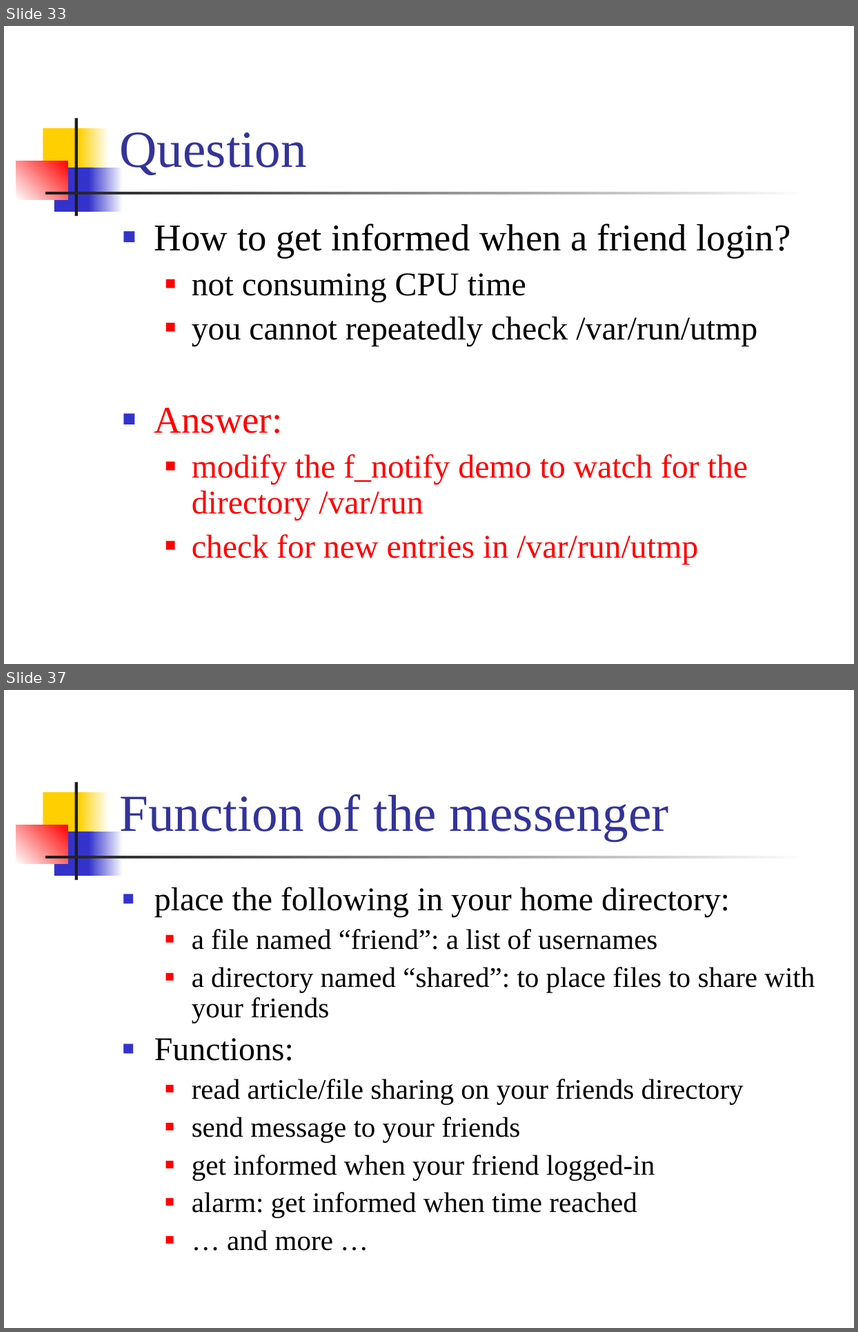
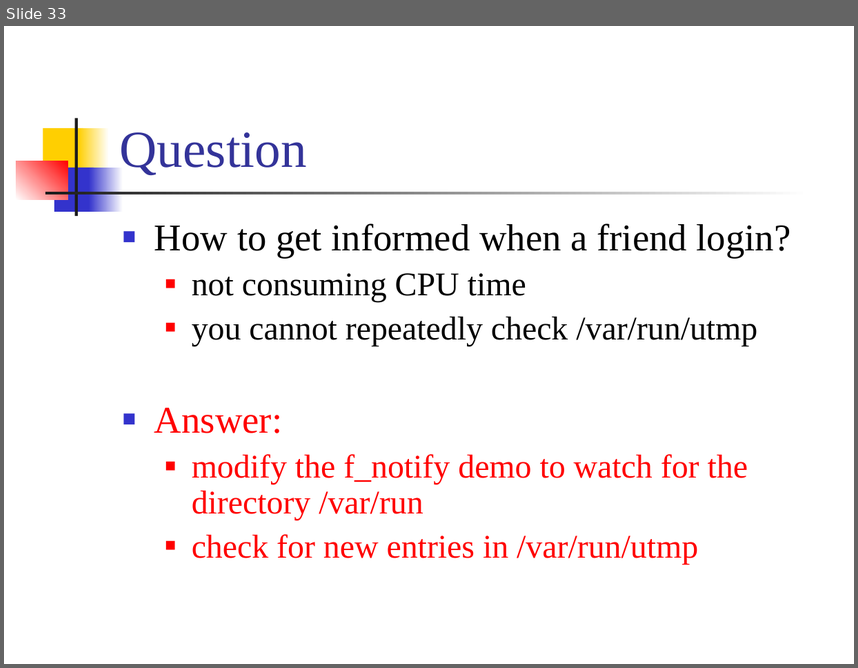
Before and after one commit to CGUSystemCourses/Unix-2015, a slide deck: Lectures/lec07-sig_timer/lec07-sig_timer.ppt. Shown one above the other, each under a label of ours: slides 33 and 37 before the commit, slide 33 after it; the slides between them are not shown. The pictures are 858x1332 and 858x668 pixels, drawn with LibreOffice and Linux fonts; fonts in the diff are those of the drawing. Boxes give left, top, right and bottom in pixels: in the first picture for what was removed or moved away, otherwise in the second. Text is boxed around its words. In the diff, an @@ line names an element or a change of style, - is before the commit and + after.

```diff
--- a/Lectures/lec07-sig_timer/lec07-sig_timer.ppt
+++ b/Lectures/lec07-sig_timer/lec07-sig_timer.ppt
@@ slide 37 removed at box(4, 690, 854, 1328), background #FFFFFF; not listed: 7 template elements that a slide beside it also shows @@
@@ title removed at box(119, 794, 669, 841) @@
-Function of the messenger
@@ text removed at box(154, 887, 815, 1250) @@
-■ place the following in your home directory:
-  ■ a file named “friend”: a list of usernames
-  ■ a directory named “shared”: to place files to share with your friends
-■ Functions:
-  ■ read article/file sharing on your friends directory
-  ■ send message to your friends
-  ■ get informed when your friend logged-in
-  ■ alarm: get informed when time reached
-  ■ … and more …
```
Also in this commit, not shown: 3 other slides removed.
